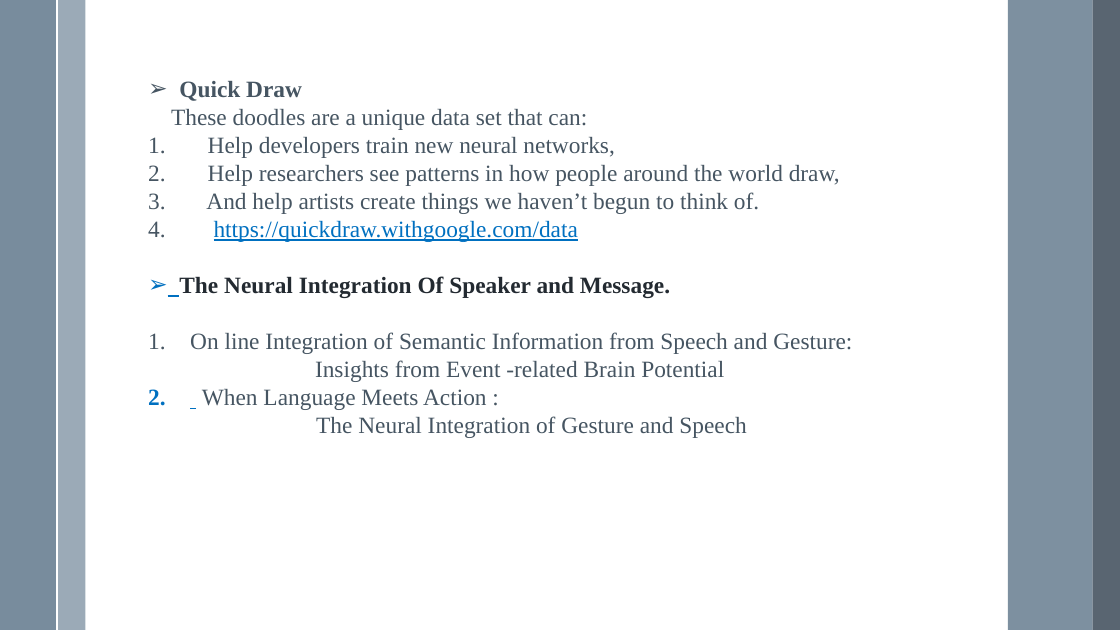
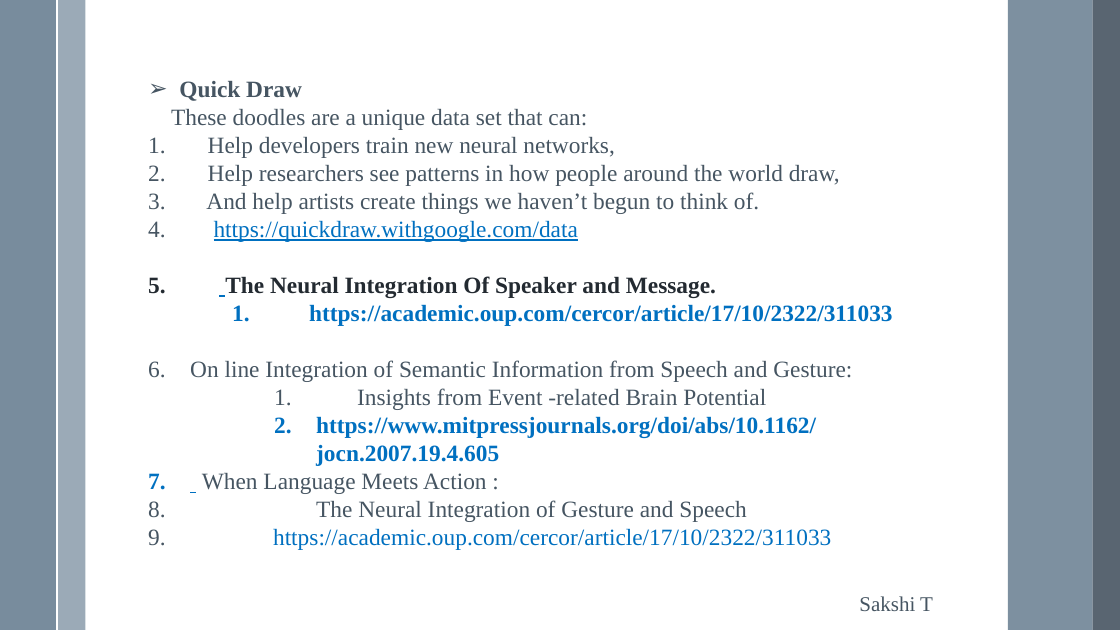
Before and after one commit to VarunBohara/Mini-Project-Documents, a slide deck: slide 5 of Ideas -- v3.0.pptx. Drawn at 1120x630 pixels with LibreOffice and Linux fonts; fonts in the diff are those of the drawing. Boxes give left, top, right and bottom in pixels: in the first picture for what was removed or moved away, otherwise in the second. Text is boxed around its words. In the diff, an @@ line names an element or a change of style, - is before the commit and + after.

```diff
--- a/Ideas -- v3.0.pptx
+++ b/Ideas -- v3.0.pptx
@@ text at [225,276,766,522]: bullet ➢ to 1.; bullet none to 1. @@
@@ text at [309,304,892,326]: paragraph added @@
+    1. https://academic.oup.com/cercor/article/17/10/2322/311033
@@ text at [316,416,816,466]: paragraph added @@
+      2. https://www.mitpressjournals.org/doi/abs/10.1162/jocn.2007.19.4.605
@@ text at [273,528,831,550]: paragraph added @@
+9. https://academic.oup.com/cercor/article/17/10/2322/311033
@@ text added at [859,596,933,611], 18 pt, text #465562 @@
+Sakshi T
```
Also in this commit, not shown: 1 other slide changed.
